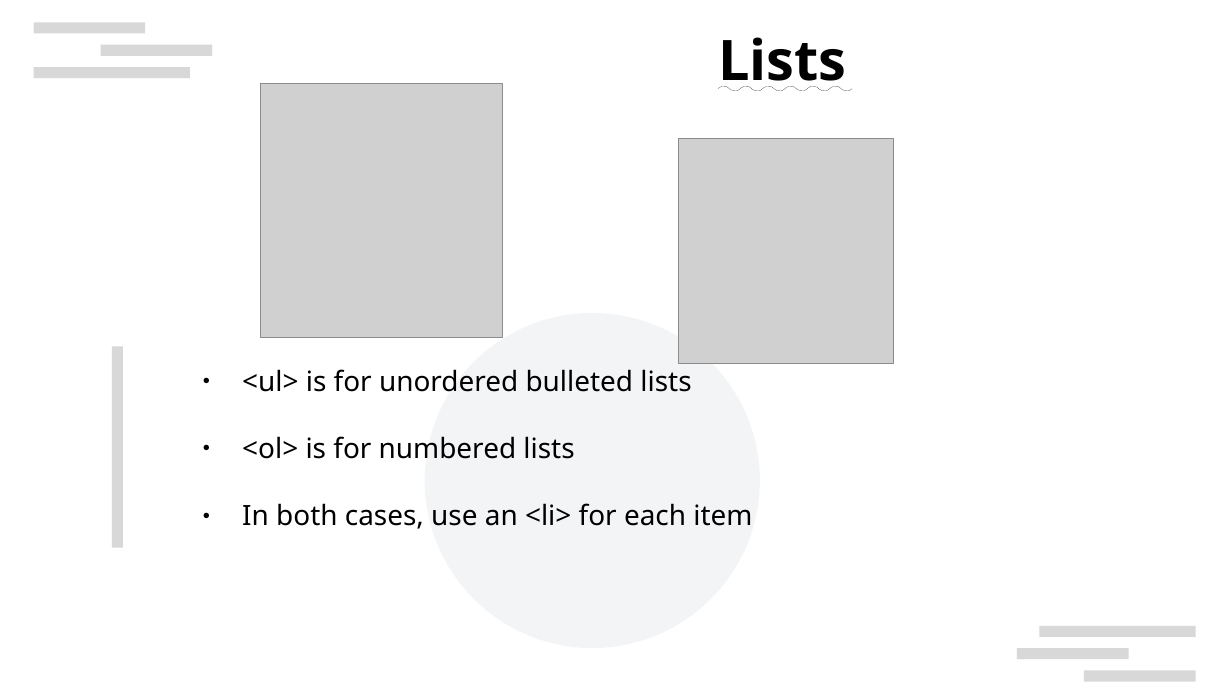
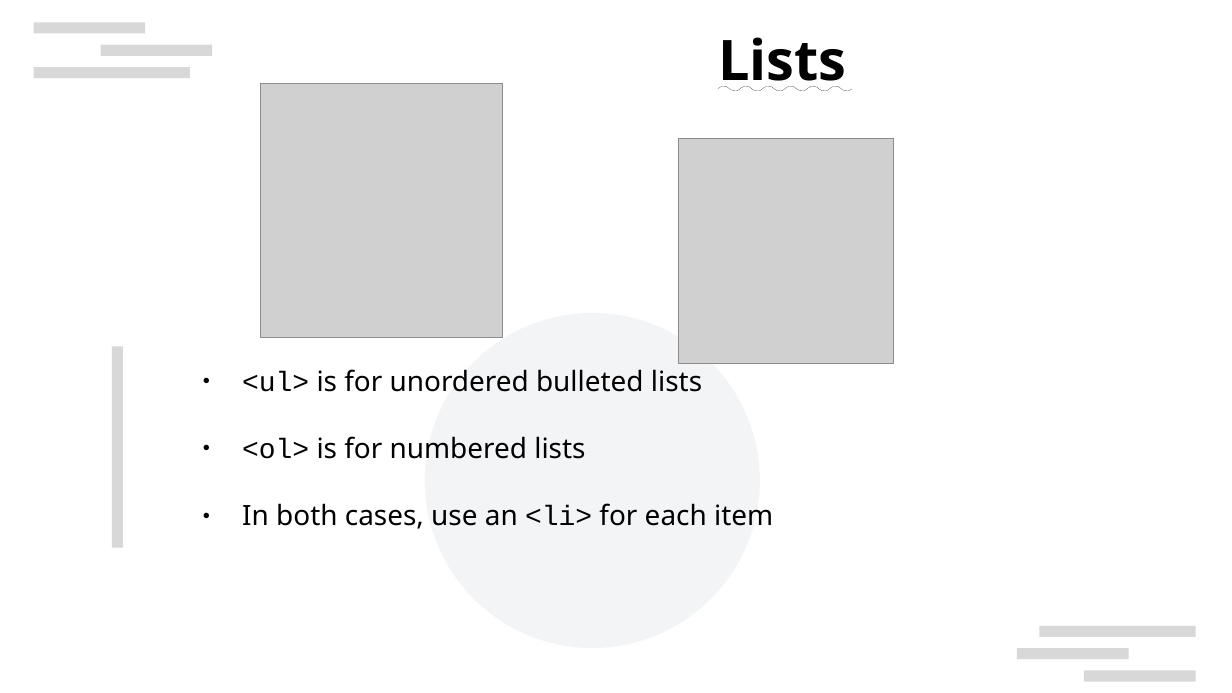
Before and after one commit to TonyLiu0226/toDoListTutorial, a slide deck: slide 6 of presentation.pptx (slide 5 before the commit). Drawn at 1232x693 pixels with LibreOffice and Linux fonts; fonts in the diff are those of the drawing; grey boxes stand for pictures; background and template pictures are left out. Boxes give left, top, right and bottom in pixels: in the first picture for what was removed or moved away, otherwise in the second. Text is boxed around its words. In the diff, an @@ line names an element or a change of style, - is before the commit and + after.

```diff
--- a/presentation.pptx
+++ b/presentation.pptx
@@ text "<ul> is for unordered bulleted ..." at (x1=242, y1=369, x2=773, y2=529): font Noto Sans to Courier New in "<ul>", "<ol>", "<li>" @@
```
Also in this commit, not shown: 10 other slides changed, 1 slide added, 1 slide removed.
